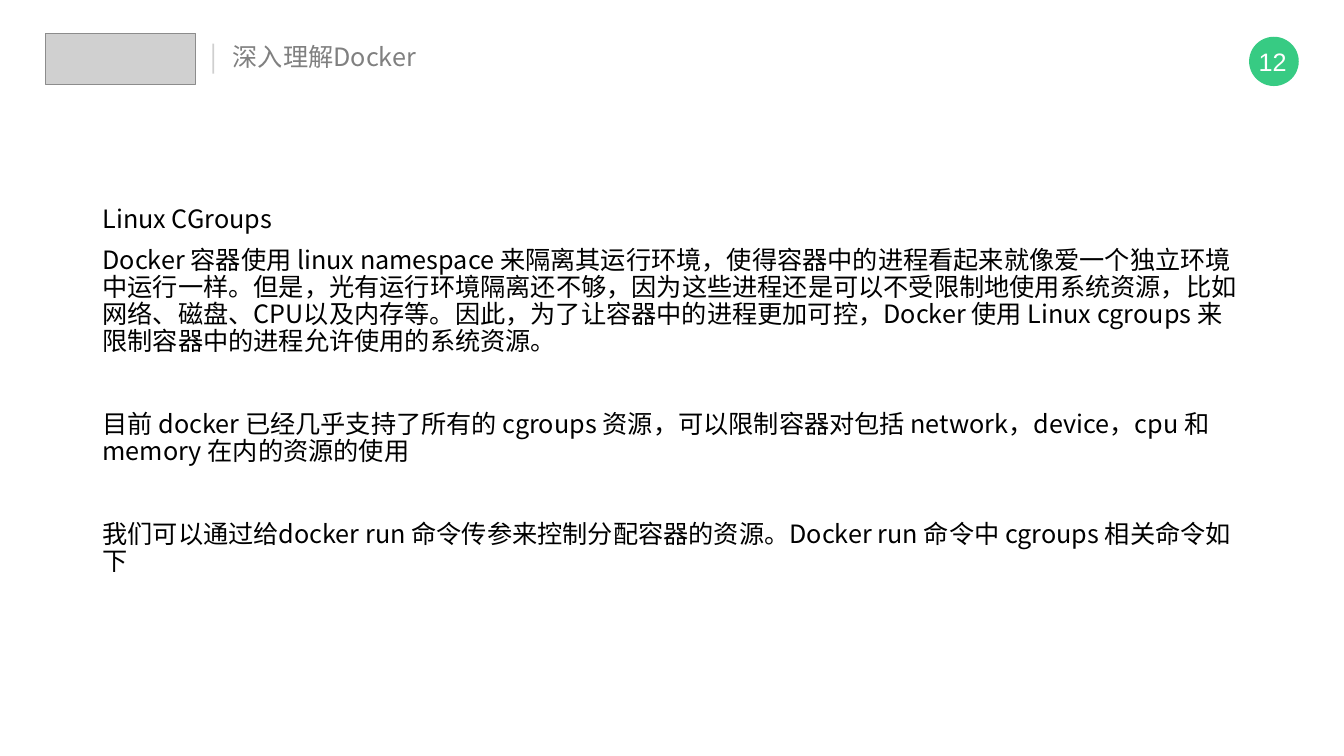
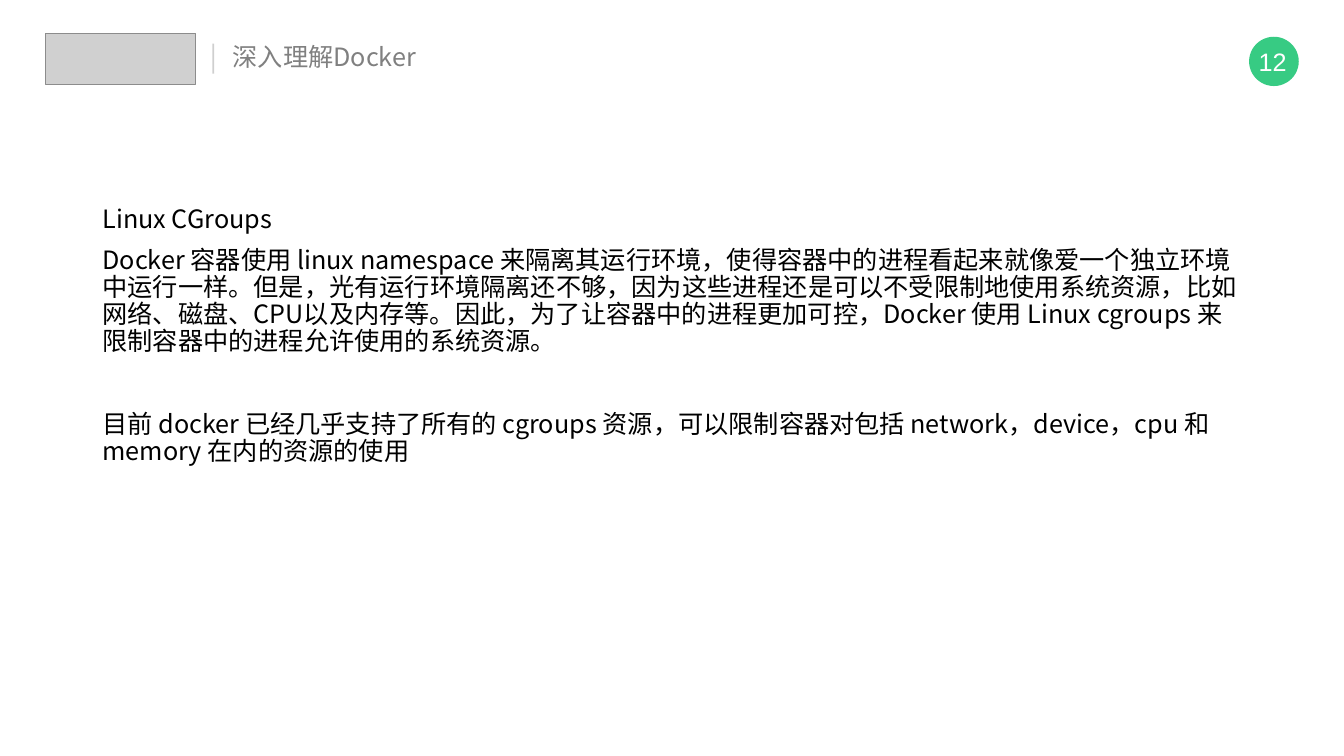
Before and after one commit to IT18Monkey/java-learn-note, a slide deck: slide 18 of 技术分享/浅尝docker.pptx. Drawn at 1344x756 pixels with LibreOffice and Linux fonts; fonts in the diff are those of the drawing; grey boxes stand for pictures. Boxes give left, top, right and bottom in pixels: in the first picture for what was removed or moved away, otherwise in the second. Text is boxed around its words. In the diff, an @@ line names an element or a change of style, - is before the commit and + after.

```diff
--- a/技术分享/浅尝docker.pptx
+++ b/技术分享/浅尝docker.pptx
@@ text at box(102, 521, 1231, 572): paragraph removed @@
-我们可以通过给docker run 命令传参来控制分配容器的资源。Docker run 命令中 cgroups 相关命令如下
```
Also in this commit, not shown: 4 other slides changed, 1 slide added, 1 other file.
